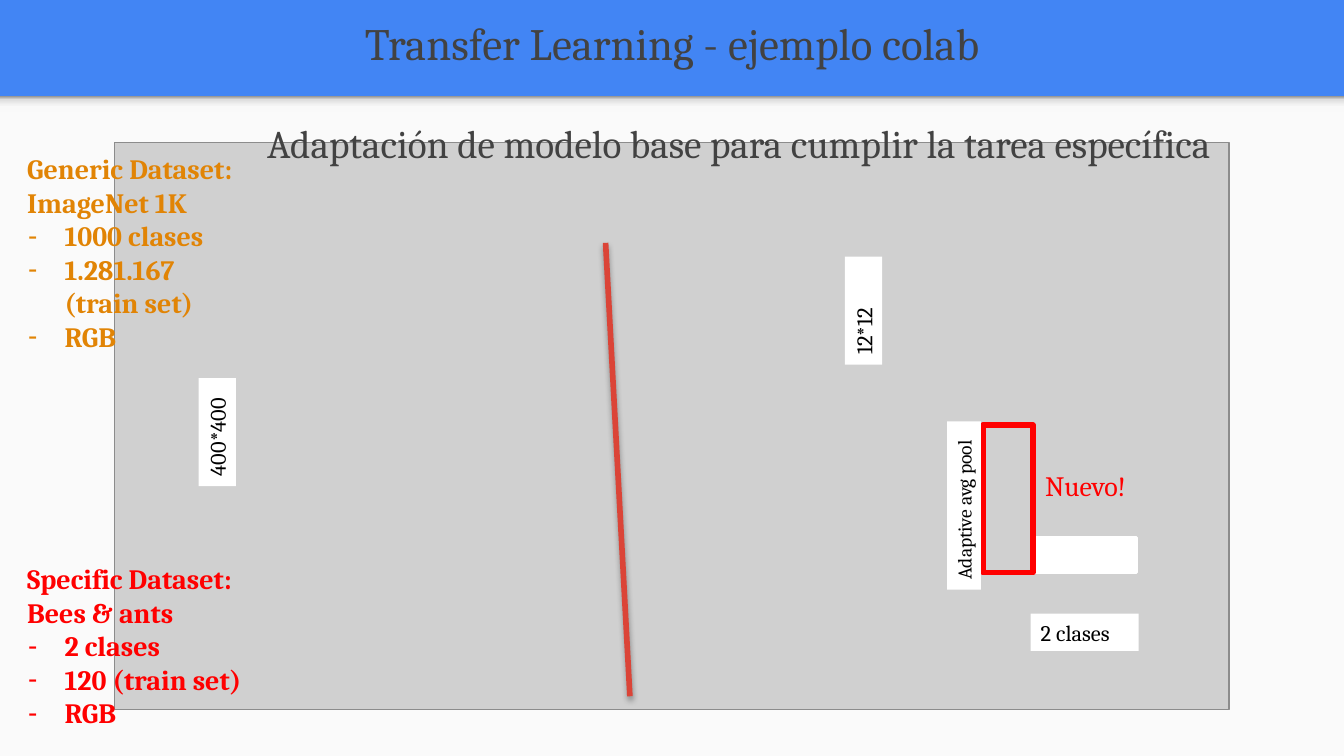
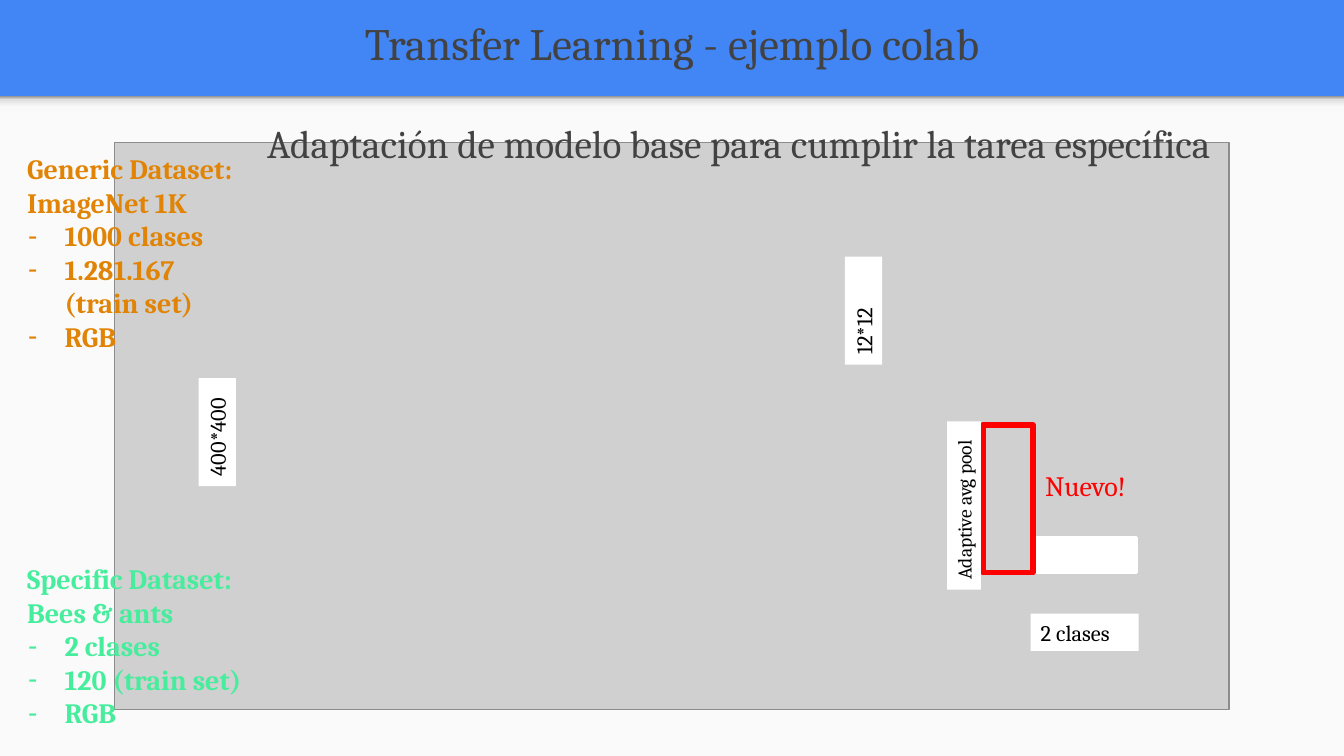
Before and after one commit to FIUBA-Posgrado-Inteligencia-Artificial/aprendizaje_profundo, a slide deck: slide 7 of clase_8/teoria/clase_8.pptx. Drawn at 1344x756 pixels with LibreOffice and Linux fonts; fonts in the diff are those of the drawing; grey boxes stand for pictures. Boxes give left, top, right and bottom in pixels: in the first picture for what was removed or moved away, otherwise in the second. Text is boxed around its words. In the diff, an @@ line names an element or a change of style, - is before the commit and + after.

Commit message:
material clase 8 actualizado

```diff
--- a/clase_8/teoria/clase_8.pptx
+++ b/clase_8/teoria/clase_8.pptx
@@ line removed from (606, 243) to (630, 696) @@
@@ text "Specific Dataset:" at bbox=[27, 563, 241, 724]: text colour #FF0000 to #46ED9C; bullet colour #FF0000 to #46ED9C @@
```
Also in this commit, not shown: 2 other slides changed, 1 slide added, 5 other files.
